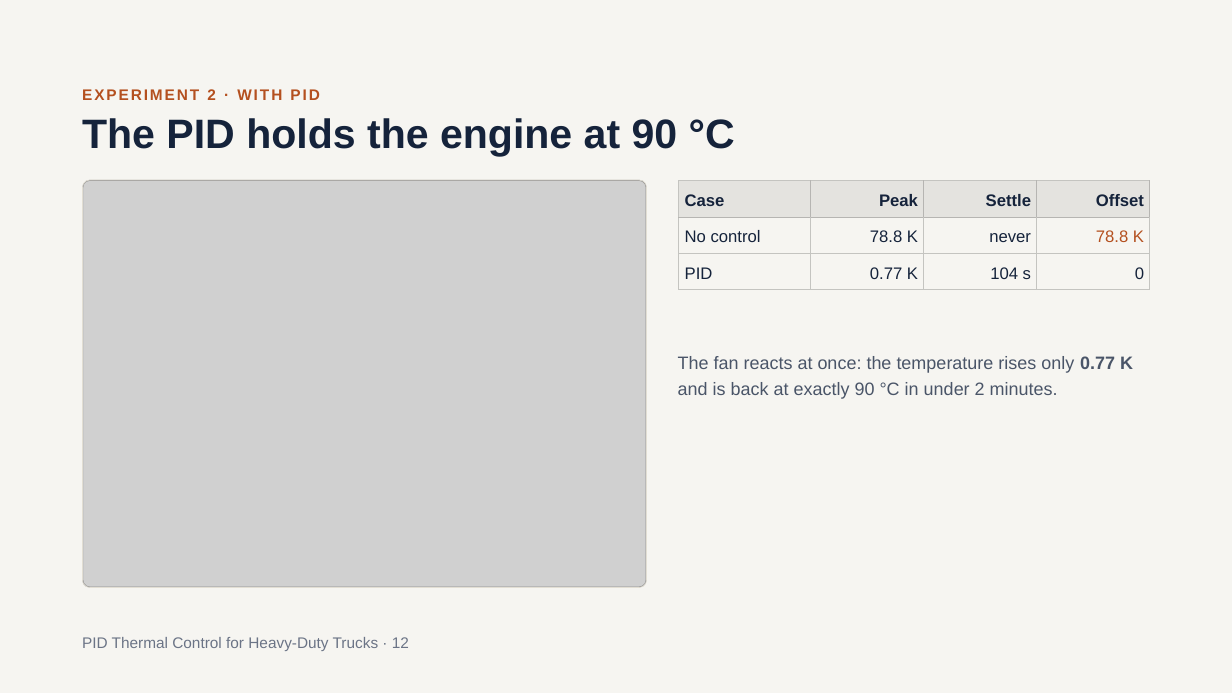
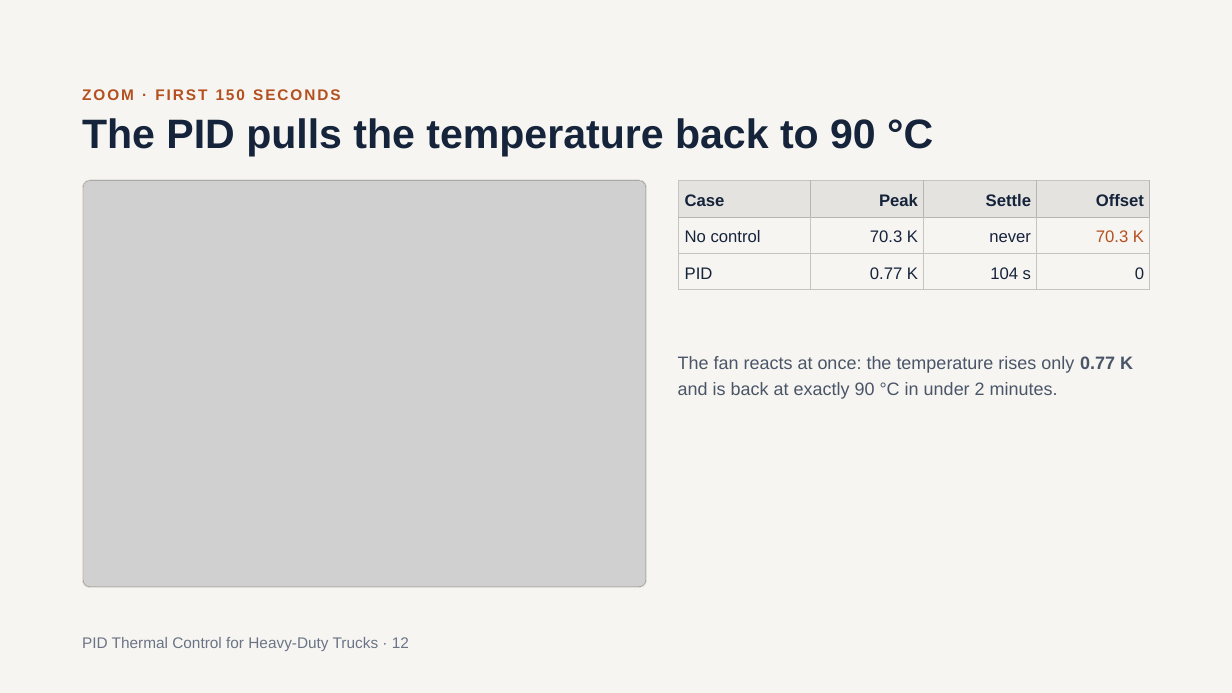
Before and after one commit to SushanthBibi/PID-Cooling-matlab, a slide deck: slide 12 of PID_Thermal_Control_for_Heavy-Duty_Trucks_v2.pptx. Drawn at 1232x693 pixels with LibreOffice and Linux fonts; fonts in the diff are those of the drawing; grey boxes stand for pictures. Boxes give left, top, right and bottom in pixels: in the first picture for what was removed or moved away, otherwise in the second. Text is boxed around its words. In the diff, an @@ line names an element or a change of style, - is before the commit and + after.

```diff
--- a/PID_Thermal_Control_for_Heavy-Duty_Trucks_v2.pptx
+++ b/PID_Thermal_Control_for_Heavy-Duty_Trucks_v2.pptx
@@ text at (82, 89, 341, 100): text changed @@
-EXPERIMENT 2 · WITH PID
+ZOOM · FIRST 150 SECONDS
@@ title at (82, 118, 933, 156): text changed @@
-The PID holds the engine at 90 °C
+The PID pulls the temperature back to 90 °C
@@ table at (679, 181, 1150, 326) @@
-row 2, column 2: 78.8 K
+row 2, column 2: 70.3 K
-row 2, column 4: 78.8 K
+row 2, column 4: 70.3 K
```
Also in this commit, not shown: 1 other slide changed.
